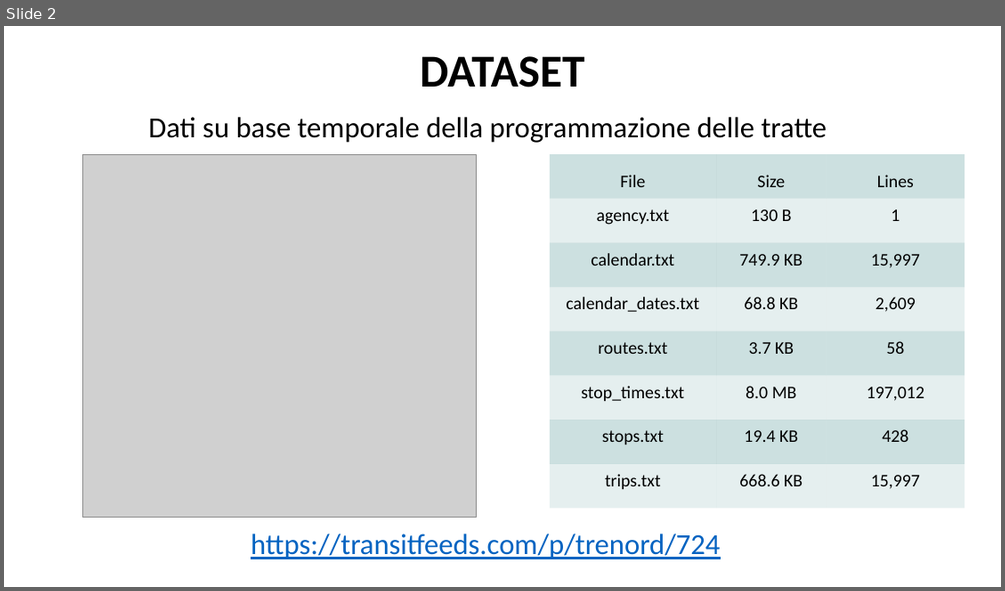
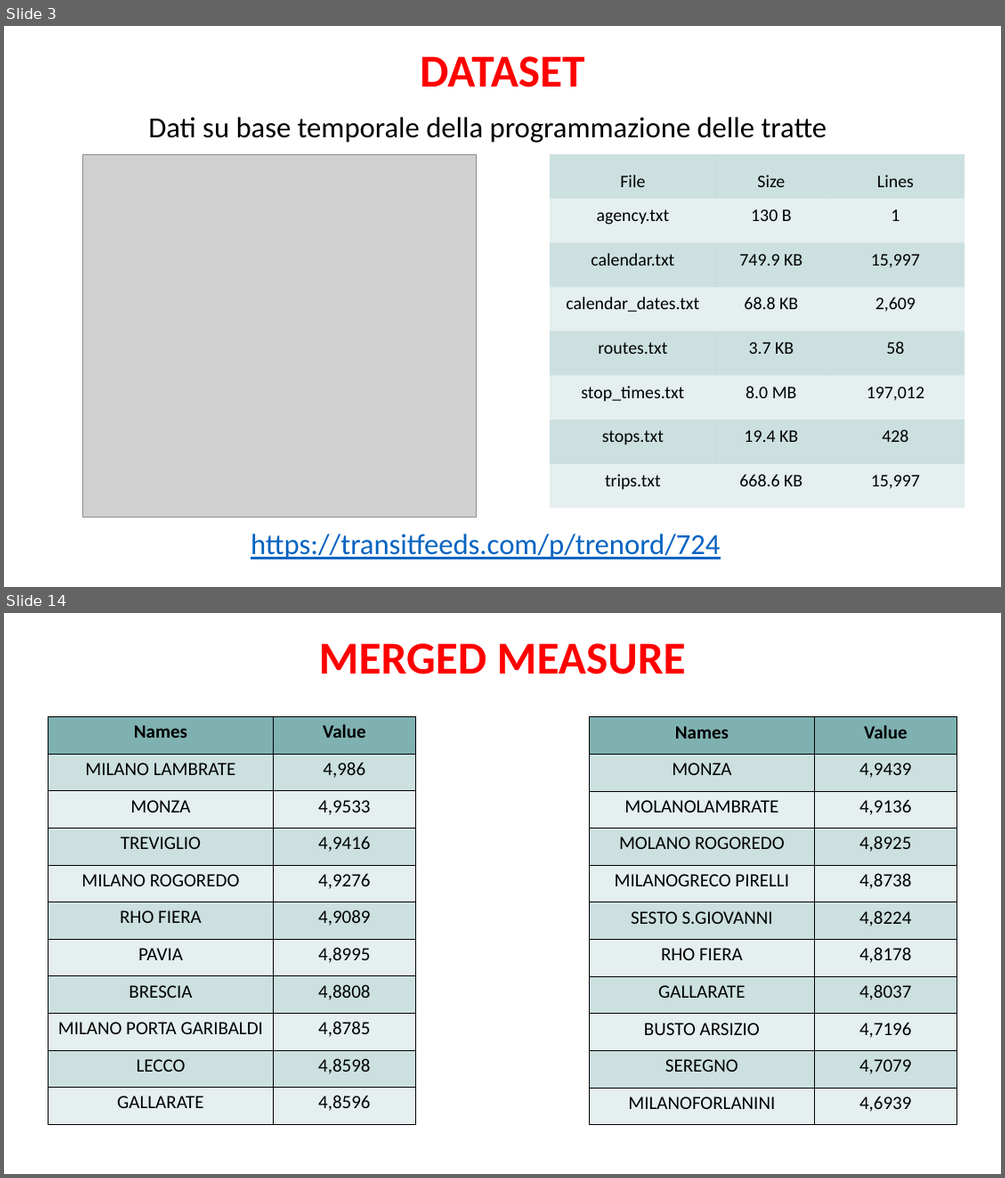
Before and after one commit to AlbezJelt/data-analytics-project-21-22, a slide deck: presentazione/presentazione.pptx. Shown one above the other, each under a label of ours: slide 2 before the commit, slides 3 and 14 after it; the slides between them are not shown. The pictures are 1005x591 and 1005x1178 pixels, drawn with LibreOffice and Linux fonts; fonts in the diff are those of the drawing; grey boxes stand for pictures; background and template pictures are left out. Boxes give left, top, right and bottom in pixels: in the first picture for what was removed or moved away, otherwise in the second. Text is boxed around its words. In the diff, an @@ line names an element or a change of style, - is before the commit and + after.

```diff
--- a/presentazione/presentazione.pptx
+++ b/presentazione/presentazione.pptx
@@ slide 14 added at <box>4,613,1001,1174</box>, background picture (left out) @@
@@ title added at <box>319,643,686,674</box>, 44 pt, text #FF0000, bold @@
+MERGED MEASURE
@@ table added at <box>48,717,416,1125</box>, 11 rows, 2 columns @@
+Names | Value
+MILANO LAMBRATE | 4,986
+MONZA | 4,9533
+TREVIGLIO | 4,9416
+MILANO ROGOREDO | 4,9276
+RHO FIERA | 4,9089
+PAVIA | 4,8995
+BRESCIA | 4,8808
+MILANO PORTA GARIBALDI | 4,8785
+LECCO | 4,8598
+GALLARATE | 4,8596
@@ table added at <box>590,717,957,1125</box>, 11 rows, 2 columns @@
+Names | Value
+MONZA | 4,9439
+MOLANOLAMBRATE | 4,9136
+MOLANO ROGOREDO | 4,8925
+MILANOGRECO PIRELLI | 4,8738
+SESTO S.GIOVANNI | 4,8224
+RHO FIERA | 4,8178
+GALLARATE | 4,8037
+BUSTO ARSIZIO | 4,7196
+SEREGNO | 4,7079
+MILANOFORLANINI | 4,6939
@@ what was slide 2 is now slide 3 @@
@@ slide 3 changed as well @@
@@ title "DATASET" at <box>420,56,584,87</box>: text colour #000000 to #FF0000 @@
```
Also in this commit, not shown: 11 other slides added, 4 slides removed.
